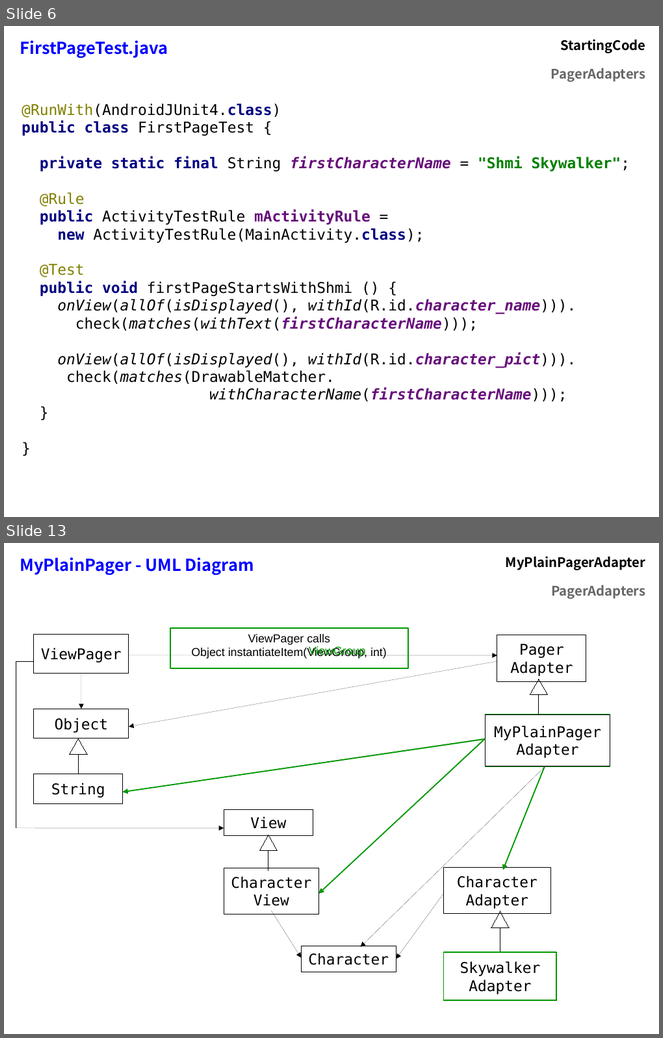
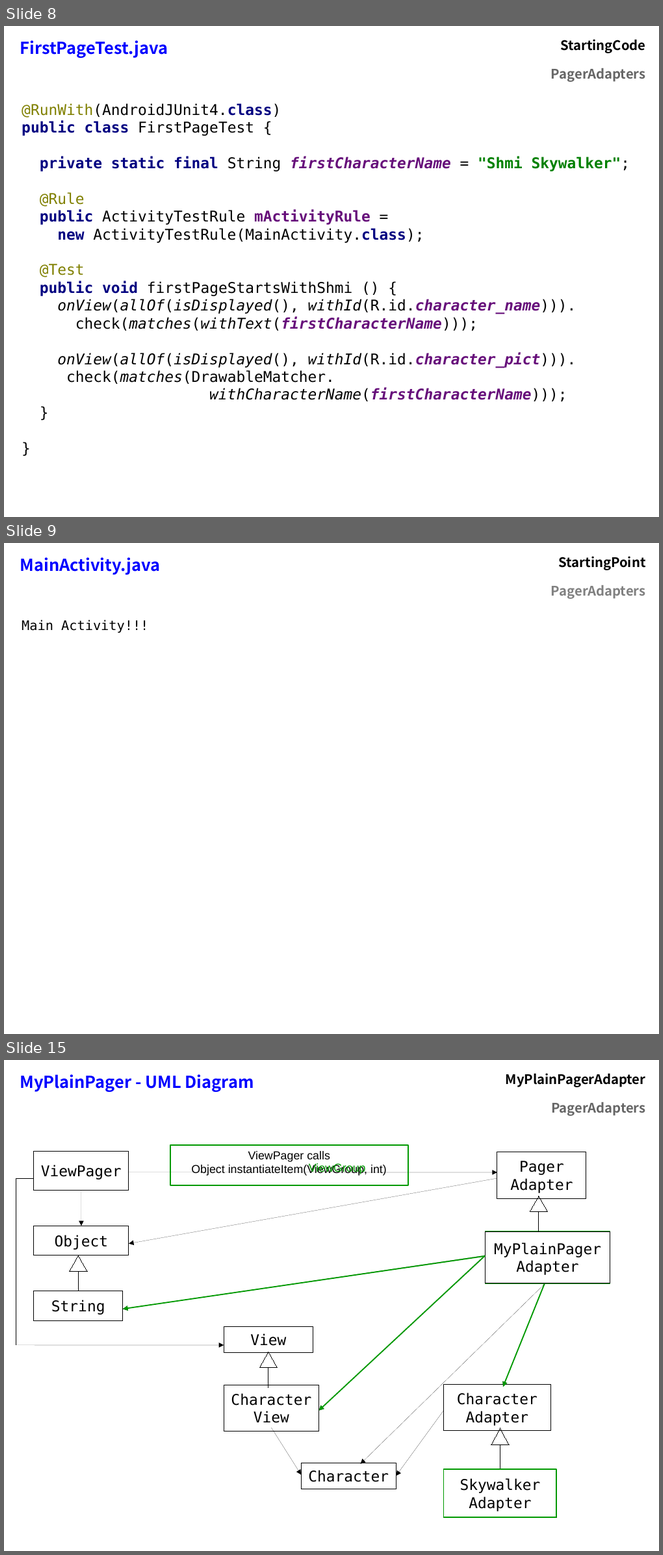
Before and after one commit to flocela/PagerAdaptersHandouts, a slide deck: PagerAdapterPresentation.odp. Shown one above the other, each under a label of ours: slides 6 and 13 before the commit, slides 8, 9 and 15 after it; the slides between them are not shown. The pictures are 663x1038 and 663x1555 pixels, drawn with LibreOffice and Linux fonts; fonts in the diff are those of the drawing. Boxes give left, top, right and bottom in pixels: in the first picture for what was removed or moved away, otherwise in the second. Text is boxed around its words. In the diff, an @@ line names an element or a change of style, - is before the commit and + after.

```diff
--- a/PagerAdapterPresentation.odp
+++ b/PagerAdapterPresentation.odp
@@ slide 9 added at box(4, 543, 659, 1034), background #FFFFFF @@
@@ table added at box(14, 549, 652, 601), 2 rows, 2 columns @@
+MainActivity.java | StartingPoint
+ | PagerAdapters
@@ text added at box(22, 620, 148, 633), 16 pt, text #000000 @@
+Main Activity!!!
@@ what was slide 6 is now slide 8 @@
@@ what was slide 13 is now slide 15 @@
```
Also in this commit, not shown: 10 slides changed, 7 other slides added, 1 slide removed, 1 other file.
